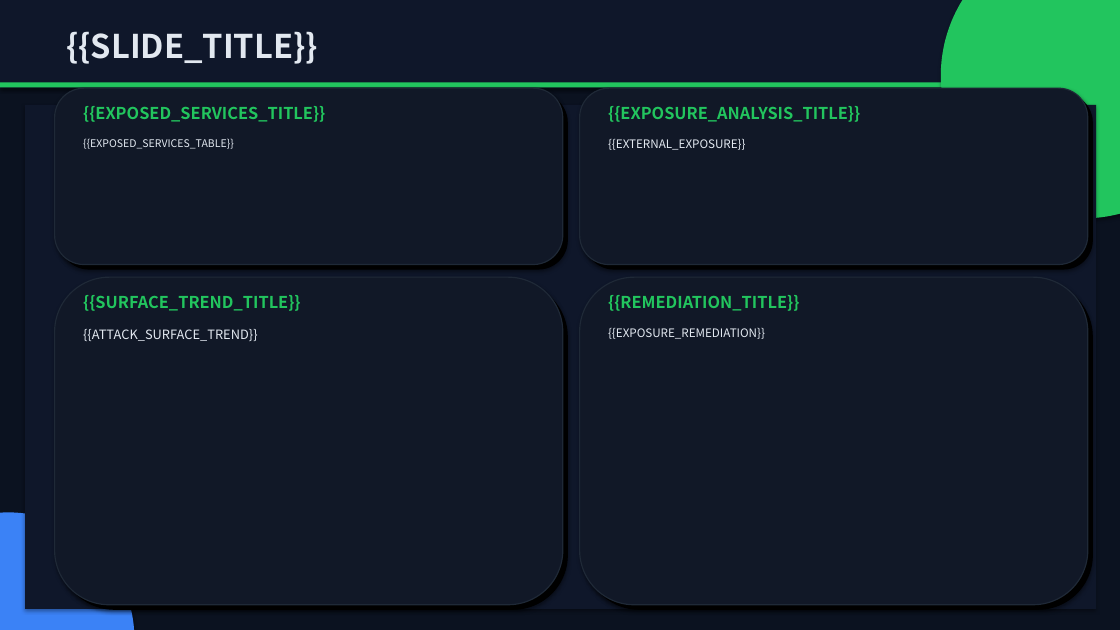
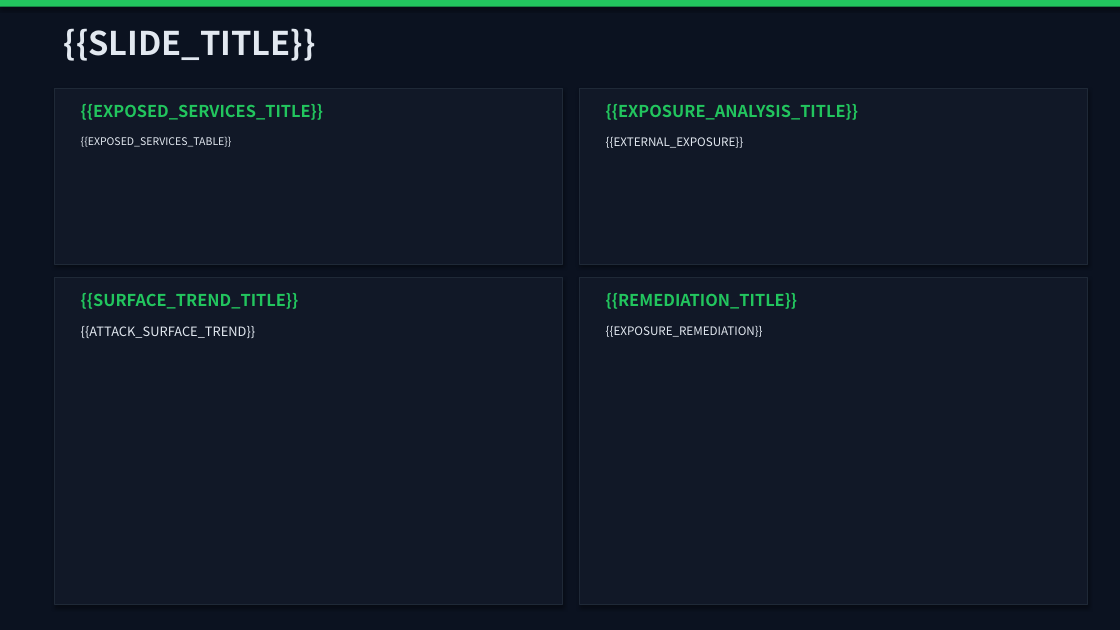
Before and after one commit to Xupai2022/report-generation, a slide deck: slide 7 of mss_ai_ppt_sample_assets/backend/data/templates/mss_technical_v2.pptx. Drawn at 1120x630 pixels with LibreOffice and Linux fonts; fonts in the diff are those of the drawing. Boxes give left, top, right and bottom in pixels: in the first picture for what was removed or moved away, otherwise in the second. Text is boxed around its words. In the diff, an @@ line names an element or a change of style, - is before the commit and + after.

```diff
--- a/mss_ai_ppt_sample_assets/backend/data/templates/mss_technical_v2.pptx
+++ b/mss_ai_ppt_sample_assets/backend/data/templates/mss_technical_v2.pptx
@@ rectangle resized from (x1=0, y1=0, x2=1120, y2=88) to (x1=0, y1=0, x2=1120, y2=7) @@
@@ rectangle at (x1=0, y1=0, x2=1120, y2=7): fill #0F172A to #22C55E @@
@@ ellipse removed at (x1=941, y1=0, x2=1120, y2=218) @@
@@ rectangle removed at (x1=0, y1=82, x2=1120, y2=87) @@
@@ rectangle removed at (x1=25, y1=105, x2=1096, y2=609) @@
@@ rounded rectangle removed at (x1=60, y1=93, x2=568, y2=270) @@
@@ rounded rectangle removed at (x1=585, y1=93, x2=1093, y2=270) @@
@@ rounded rectangle removed at (x1=60, y1=282, x2=568, y2=610) @@
@@ rounded rectangle to rectangle in 4 elements at (x1=55, y1=88, x2=563, y2=265), (x1=580, y1=88, x2=1088, y2=265), (x1=55, y1=277, x2=563, y2=605), (x1=580, y1=277, x2=1088, y2=605) @@
@@ rounded rectangle removed at (x1=585, y1=282, x2=1093, y2=610) @@
@@ ellipse removed at (x1=0, y1=513, x2=134, y2=630) @@
```
Also in this commit, not shown: 9 other slides changed, 5 other files.
